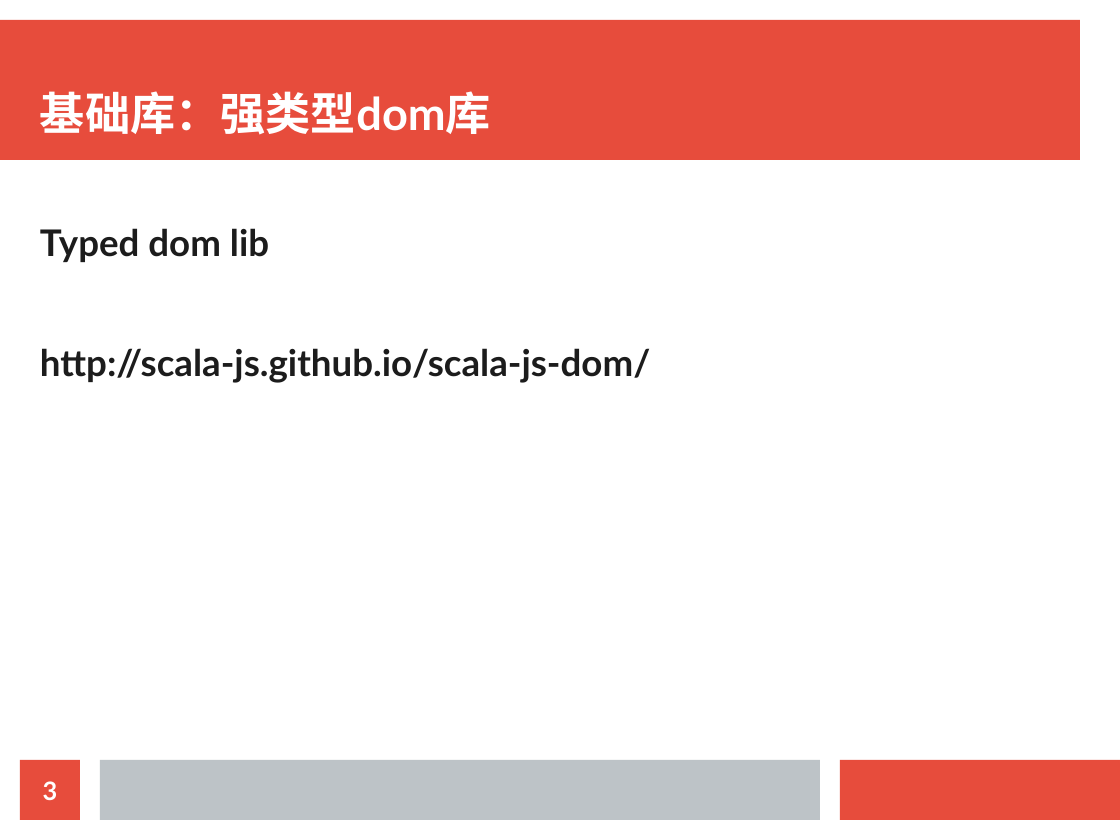
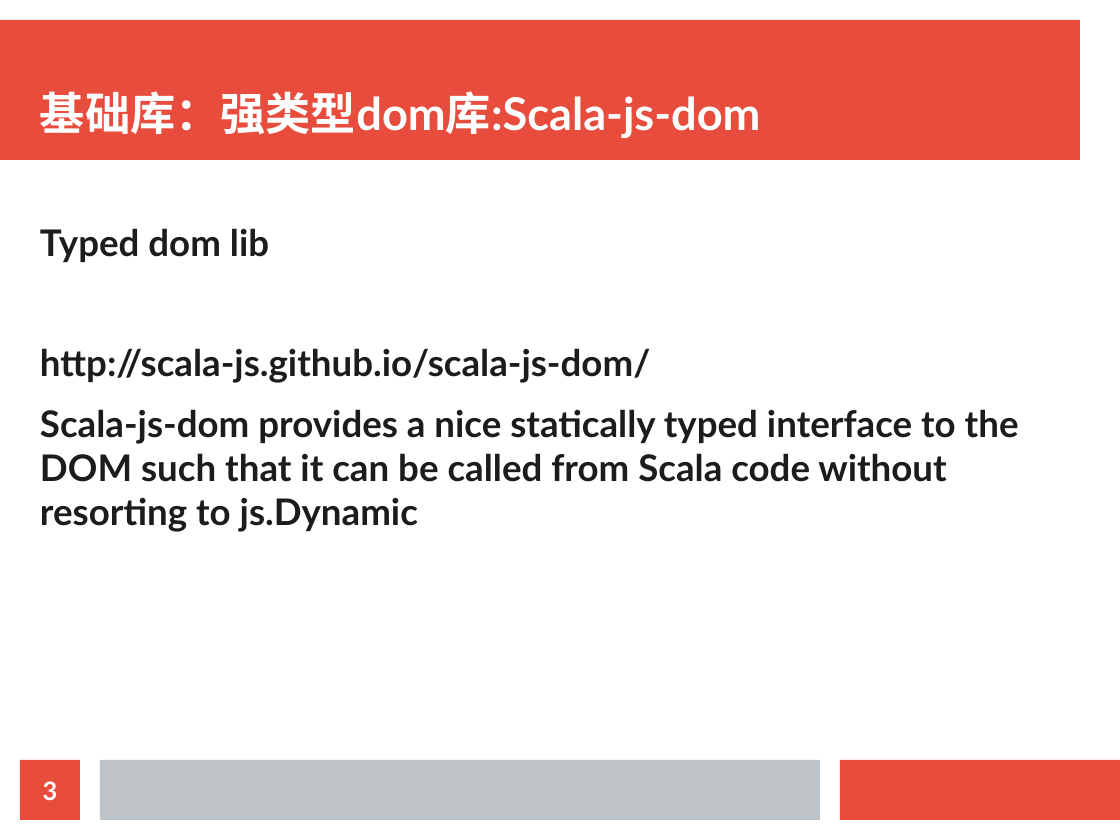
Before and after one commit to doofin/sjs-reactive, a slide deck: slide 3 of sjs-reactive.odp. Drawn at 1120x840 pixels with LibreOffice and Linux fonts; fonts in the diff are those of the drawing. Boxes give left, top, right and bottom in pixels: in the first picture for what was removed or moved away, otherwise in the second. Text is boxed around its words. In the diff, an @@ line names an element or a change of style, - is before the commit and + after.

```diff
--- a/sjs-reactive.odp
+++ b/sjs-reactive.odp
@@ title at (x1=40, y1=91, x2=761, y2=138): text changed @@
-基础库：强类型dom库
+基础库：强类型dom库:Scala-js-dom
@@ text at (x1=40, y1=409, x2=1019, y2=532): paragraph added @@
+Scala-js-dom provides a nice statically typed interface to the DOM such that it can be called from Scala code without resorting to js.Dynamic
```
Also in this commit, not shown: 2 other slides changed, 5 slides added, 1 slide removed.
